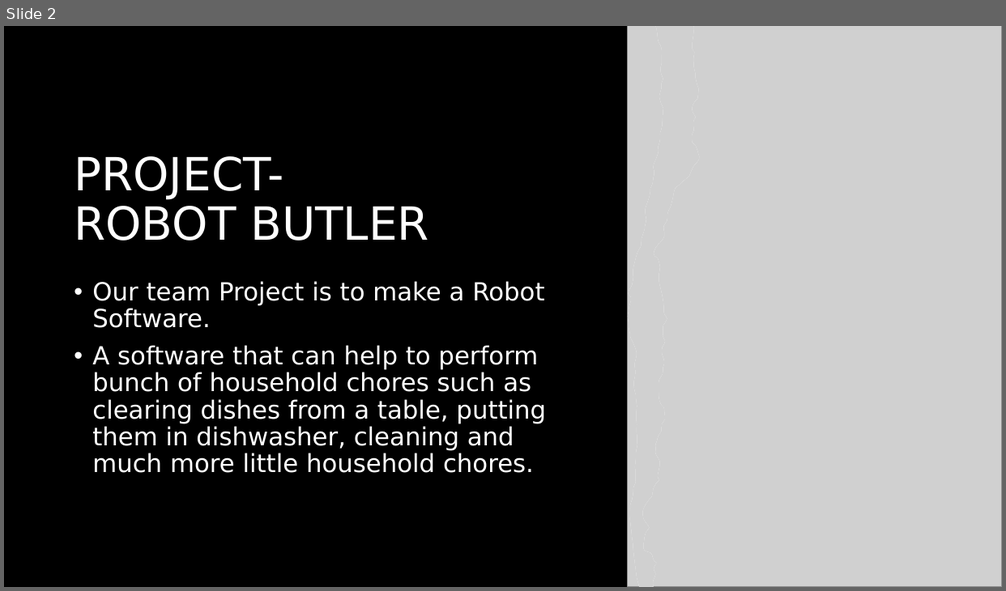
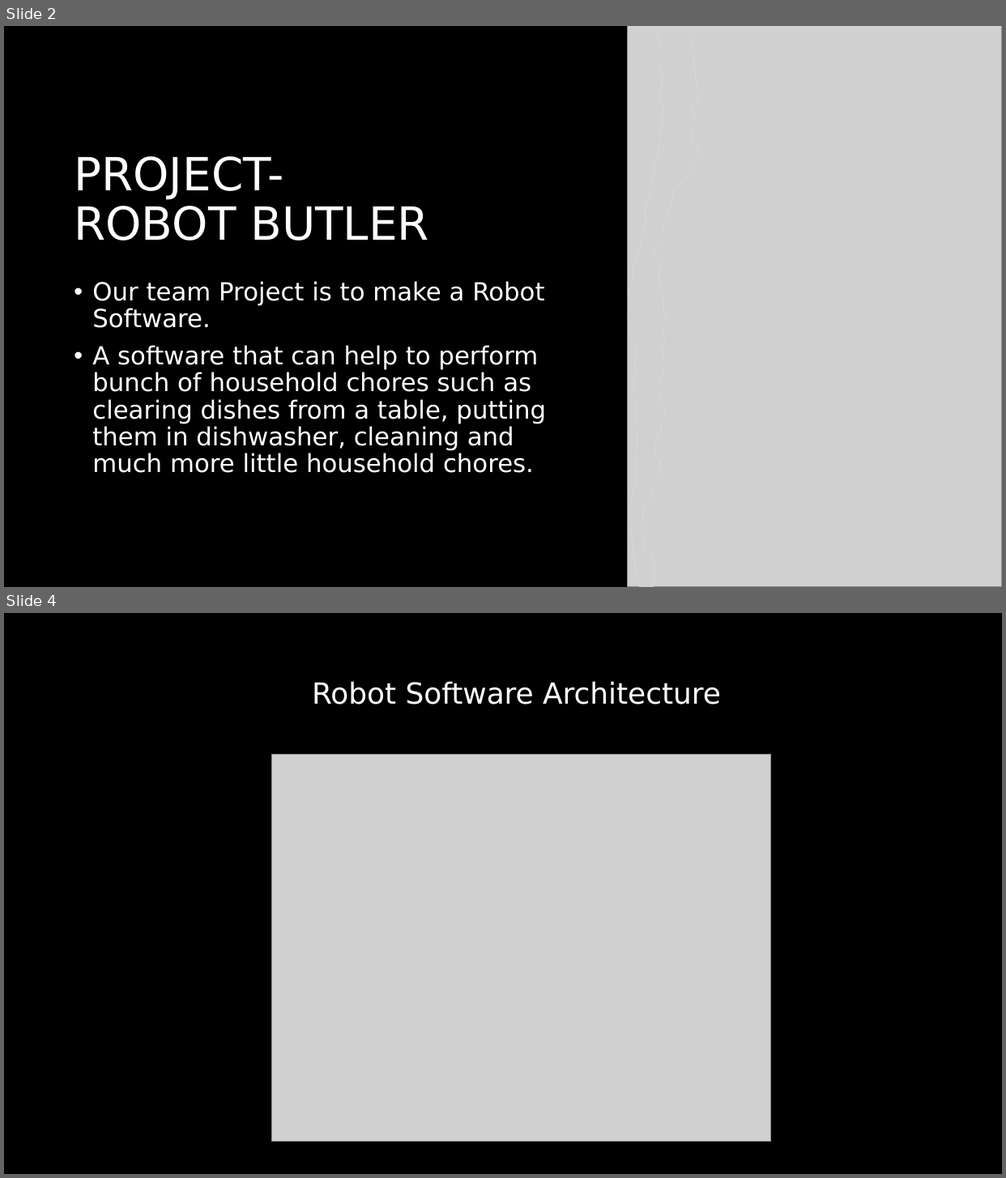
Before and after one commit to calebnwokocha/2022-hackathon-project, a slide deck: Presentation.pptx. Shown one above the other, each under a label of ours: slide 2 before the commit, slides 2 and 4 after it; the slides between them are not shown. The pictures are 1006x591 and 1006x1178 pixels, drawn with LibreOffice and Linux fonts; fonts in the diff are those of the drawing; grey boxes stand for pictures. Boxes give left, top, right and bottom in pixels: in the first picture for what was removed or moved away, otherwise in the second. Text is boxed around its words. In the diff, an @@ line names an element or a change of style, - is before the commit and + after.

```diff
--- a/Presentation.pptx
+++ b/Presentation.pptx
@@ slide 4 added at [4,613,1002,1174], background #000000 @@
@@ text added at [312,681,721,705], 28 pt, text #FFFFFF @@
+Robot Software Architecture
@@ picture added at [271,755,770,1142] @@
```
Also in this commit, not shown: 2 slides changed, 1 other slide added, 13 other files.
